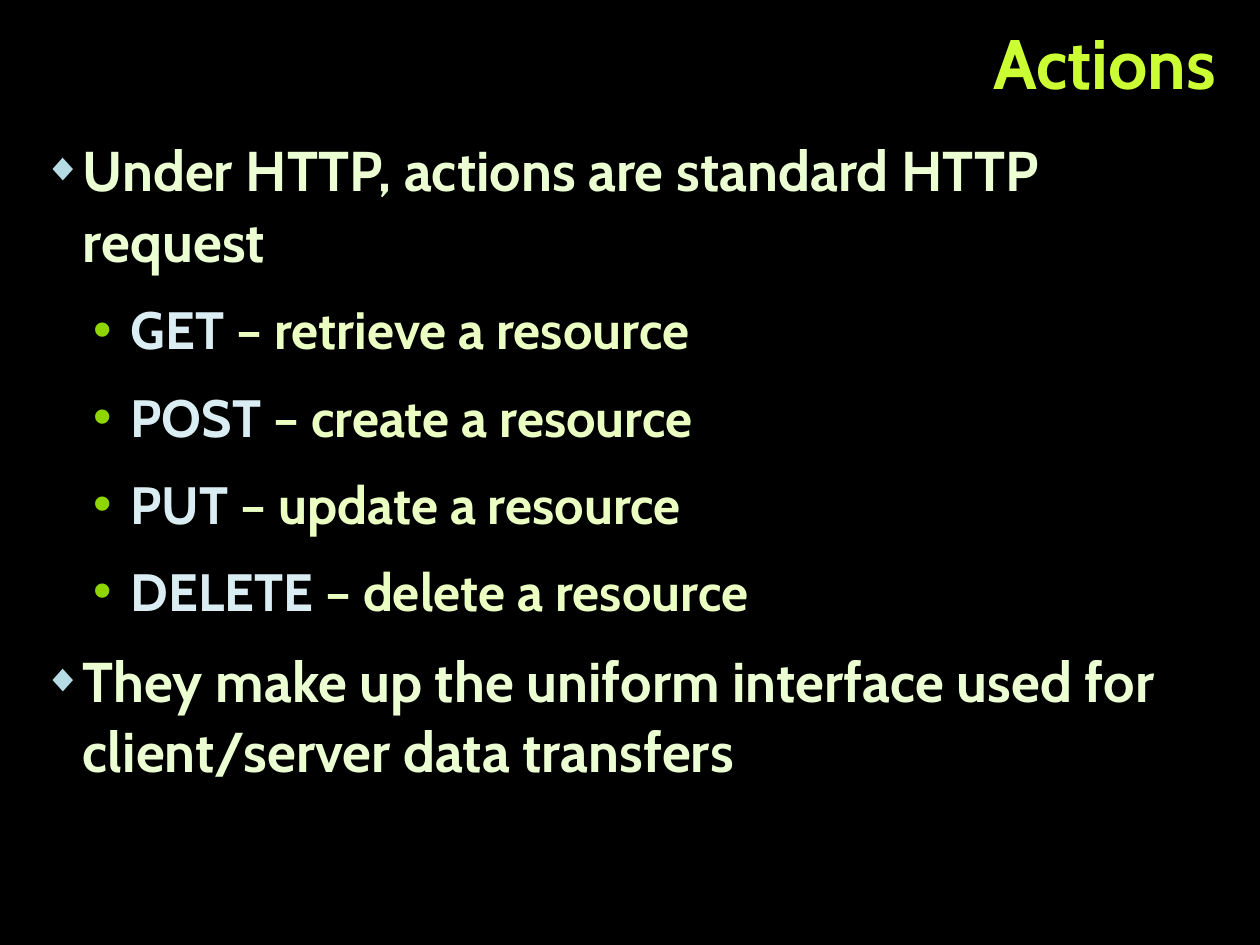
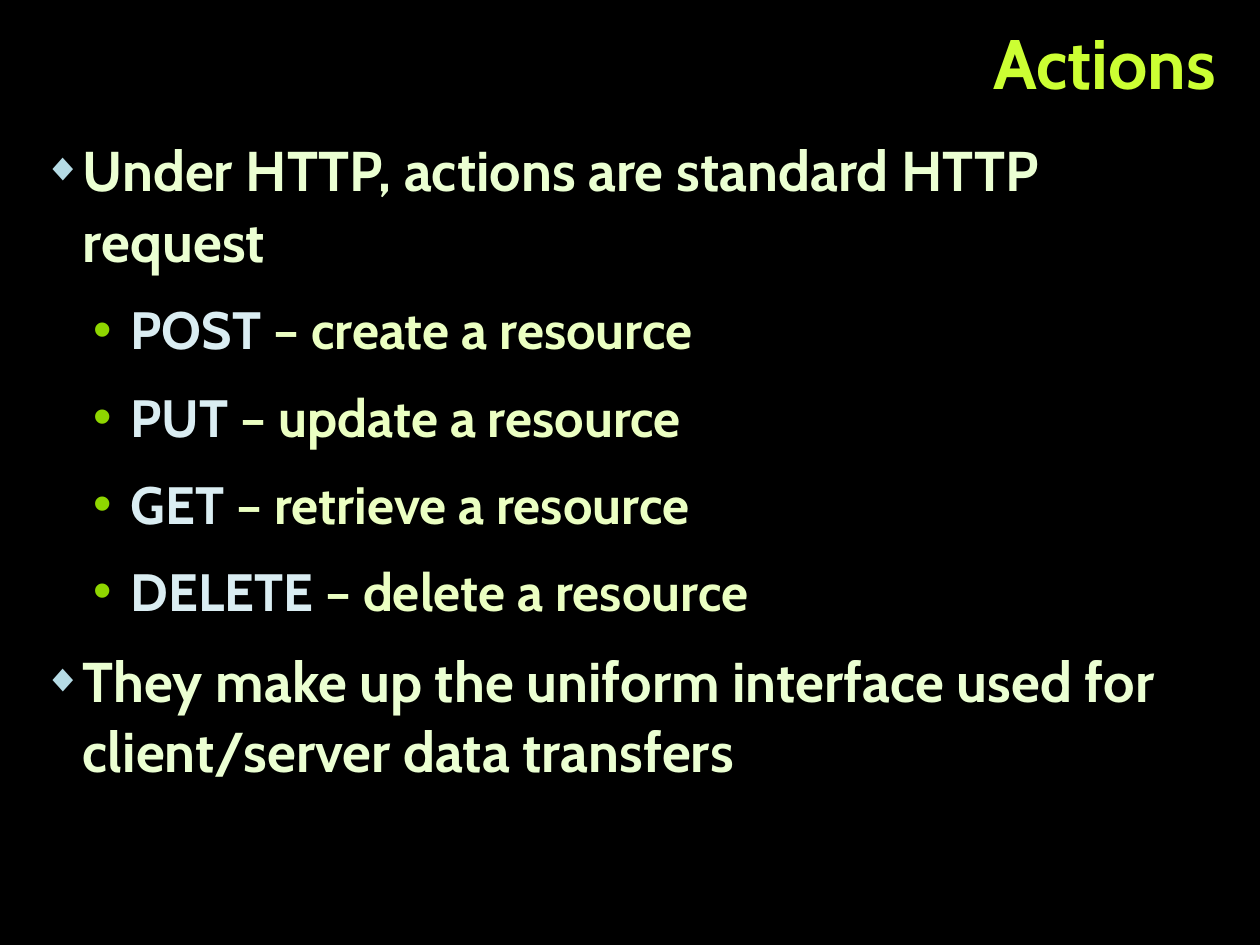
Before and after one commit to TelerikAcademy/QA-Academy, a slide deck: slide 27 of 27. WebService Testing/WebService Testing-RESTful.pptx. Drawn at 1260x945 pixels with LibreOffice and Linux fonts; fonts in the diff are those of the drawing; background and template pictures are left out. Boxes give left, top, right and bottom in pixels: in the first picture for what was removed or moved away, otherwise in the second. Text is boxed around its words. In the diff, an @@ line names an element or a change of style, - is before the commit and + after.

```diff
--- a/27. WebService Testing/WebService Testing-RESTful.pptx
+++ b/27. WebService Testing/WebService Testing-RESTful.pptx
@@ text at bbox=[131, 311, 689, 350]: paragraph removed @@
-  • GET – retrieve a resource
@@ text at bbox=[131, 486, 689, 525]: paragraph added @@
+  • GET – retrieve a resource
```
Also in this commit, not shown: 1 other slide changed.
